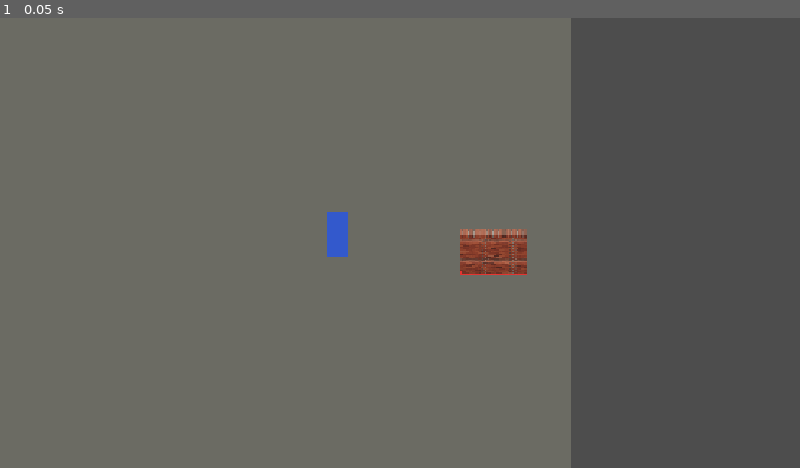
Above: before the commit, frame 1.
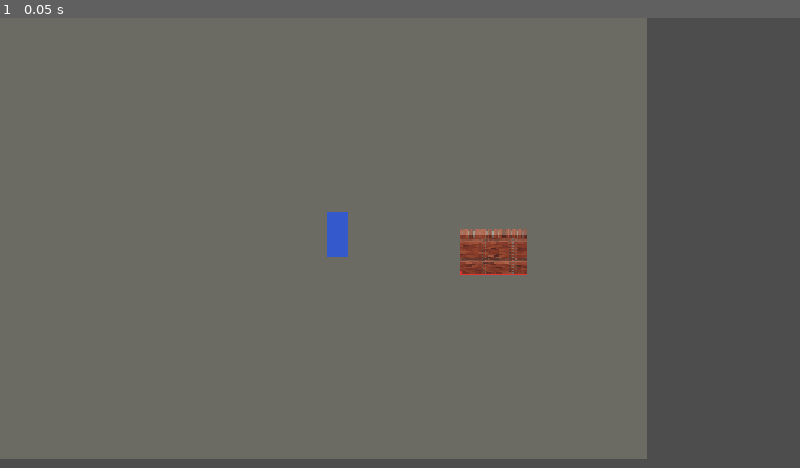
Above: after the commit, the same moment.

Repository: A-Piyas-04/CampusHorror
Game: Godot game, scene res://scenes/tests/WallAssetPreview.tscn
The game is run twice, just before and just after one commit, with the same random seed, the same clock (stepped at 60 frames per second) and the same inputs. This scene is started directly instead of the project's main scene.
Inputs:
- Up to frame 1 (0.05 s): no input

The runs differ from the first frame. In frame 1, 11% of the frame differs, in the area x 0-81%, y 0-100%.

Commit message:
Refactor red-brick wall asset pipeline to support seamless tiling. Update documentation in `Docs/ASSET_PIPELINE.md` to reflect changes in asset generation and validation processes. Enhance `Docs/CONVENTIONS.md` with guidelines for modular runs and update `Docs/STATUS.md` to indicate successful seam fixes. Modify Blender scripts for improved tiling checks and asset integration, ensuring consistent rendering across modules.

Diff:
--- a/assets/source/blender/architecture/red_brick_wall_3m.render.json
+++ b/assets/source/blender/architecture/red_brick_wall_3m.render.json
@@ -45,22 +45,22 @@
       "thickness_y": 0.3,
       "height_z": 2.4
     },
-    "bond": "running (half) bond, front and back skins",
-    "modeled_bricks": 735,
+    "bond": "running (half) bond, front and back skins; periodic over the module length (bricks crossing a module end are split between both ends, same colour and jitter)",
+    "modeled_brick_boxes": 735,
     "materials": [
       "BrickRed",
       "Mortar"
     ],
-    "bevel": "modifier, 4 mm, 2 segments, harden normals",
+    "bevel": "modifier, 4 mm, 2 segments, harden normals; no bevel on edges at the module ends (cuts)",
     "objects": [
       {
         "object": "RedBrickWall",
         "evaluated_bounds_m": {
           "x": 3.0,
-          "y": 0.3819,
-          "z": 2.3999
+          "y": 0.3818,
+          "z": 2.4
         },
-        "evaluated_faces": 39906
+        "evaluated_faces": 38626
       }
     ]
   },
@@ -141,7 +141,7 @@
       768,
       566
     ],
-    "render_seconds": 4.0
+    "render_seconds": 4.5
   },
   "projection": {
     "note": "texture px, top-left origin: x = W/2 + (p.right - cx)*ppm, y = H/2 - (p.up - cy)*ppm",
@@ -187,18 +187,33 @@
       ]
     ],
     "design_bounds_bbox_px": [
-      52.9655172413793,
+      36,
       53.17753956288837,
-      715.0344827586207,
+      732,
       512.8224548377793
     ]
   },
-  "total_seconds": 4.3,
+  "tiling": {
+    "axis": "x",
+    "period_m": 3.0,
+    "period_px": 662.0689655172414,
+    "footprint_end_columns_px": [
+      52.9655172413793,
+      715.0344827586207
+    ],
+    "bleed_px": 16,
+    "kept_columns_px": [
+      36,
+      732
+    ],
+    "note": "rendered between camera-visible neighbour copies at +-period; columns outside kept_columns are cleared by the pipeline (a manual re-render of the .blend is not cut)"
+  },
+  "total_seconds": 5.8,
   "blender_run": {
     "exit_code": 0,
-    "seconds": 5.4,
+    "seconds": 7.4,
     "problem_lines": [
-      "00:00.719  cycles           | WARNING HIPEW initialization failed: Error opening HIP dynamic library"
+      "00:01.000  cycles           | WARNING HIPEW initialization failed: Error opening HIP dynamic library"
     ]
   },
   "verification": {
@@ -206,42 +221,41 @@
       "bit_depth": 8,
       "png_color_type": 6,
       "interlace": 0,
-      "file_bytes": 527688,
+      "file_bytes": 556939,
       "size_px": [
         768,
         566
       ],
-      "opaque_pixels": 299077,
-      "partially_transparent_pixels": 5048,
-      "fully_transparent_pixels": 130563,
+      "opaque_pixels": 315371,
+      "partially_transparent_pixels": 3390,
+      "fully_transparent_pixels": 115927,
       "content_bbox_px": [
-        51,
+        36,
         52,
-        716,
+        731,
         510
       ],
       "margins_px": {
-        "left": 51,
-        "right": 51,
+        "left": 36,
+        "right": 36,
         "top": 52,
         "bottom": 55
       },
       "max_alpha_on_image_border": 0.0
     },
     "bbox_deviation_px": [
-      -1.97,
+      0,
       -1.18,
-      1.97,
+      0,
       -1.82
     ],
     "minimum_margin_required_px": 16,
-    "compare_to": {
-      "path": "assets/sprites/architecture/red_brick_wall_grid_test.png",
-      "same_size": true,
-      "mean_rgb_diff": 0.078,
-      "max_rgb_diff": 1,
-      "max_alpha_diff": 0,
-      "pixels_alpha_diff_over_2": 0
+    "tiling": {
+      "solid_rows": 450,
+      "fringe_px_at_ends": 0,
+      "end_match_mean_rgb_diff": 1.073,
+      "end_match_max_rgb_diff": 12,
+      "shift_px": 662
     },
     "passed": true
   },
@@ -314,7 +328,11 @@
     "preview_scene": "scenes/tests/asset_previews/RedBrickWall3mPreview.tscn"
   },
   "godot_import": {
-    "already_imported": true
+    "exit_code": 0,
+    "problem_lines": [
+      "WARNING: Detected another project.godot at res://addons/godot_mcp/cache/undo/entry_000003/files. The folder will be ignored.",
+      "WARNING: UID duplicate detected between res://scenes/tests/MCPCheck.tscn and res://addons/godot_mcp/cache/undo/entry_000002/files/scenes/tests/MCPCheck.tscn."
+    ]
   },
   "godot_check": {
     "scene": {
--- a/scenes/tests/WallAssetPreview.tscn
+++ b/scenes/tests/WallAssetPreview.tscn
@@ -8,7 +8,7 @@
 [node name="Ground" type="Polygon2D" parent="." unique_id=3685650]
 editor_description = "TEMPORARY neutral ground for the wall asset preview."
 z_index = -10
-position = Vector2(-554, -64)
+position = Vector2(-444, -209)
 color = Color(0.42, 0.42, 0.39, 1)
 polygon = PackedVector2Array(-800, -500, 800, -500, 800, 500, -800, 500)
 
--- /dev/null
+++ b/scenes/tests/asset_previews/WallSeamTest.tscn
@@ -0,0 +1,26 @@
+[gd_scene format=3]
+
+[ext_resource type="PackedScene" path="res://scenes/props/architecture/RedBrickWall3m.tscn" id="1_wall"]
+
+[node name="WallSeamTest" type="Node2D"]
+editor_description = "TEMPORARY Milestone G seam test: two RedBrickWall3m instances end to end. Origins are footprint centres (footprint 3.0 x 0.3 m = 96 x 6.17 game px), so origins 96 px apart share one footprint edge at x = 0. Not part of the game; safe to delete."
+y_sort_enabled = true
+
+[node name="Background" type="Polygon2D" parent="."]
+editor_description = "TEMPORARY neutral ground."
+z_index = -10
+color = Color(0.42, 0.42, 0.39, 1)
+polygon = PackedVector2Array(-800, -500, 800, -500, 800, 500, -800, 500)
+
+[node name="Walls" type="Node2D" parent="."]
+y_sort_enabled = true
+
+[node name="WallWest" parent="Walls" instance=ExtResource("1_wall")]
+position = Vector2(-48, 0)
+
+[node name="WallEast" parent="Walls" instance=ExtResource("1_wall")]
+position = Vector2(48, 0)
+
+[node name="Camera" type="Camera2D" parent="."]
+editor_description = "TEMPORARY camera at gameplay zoom 1 (same as Player/Camera), centred on the seam at x = 0."
+position = Vector2(0, -30)
Binary file changed: assets/sprites/architecture/red_brick_wall_3m.png
Not shown, changed: Docs/ASSET_PIPELINE.md
Not shown, changed: Docs/CONVENTIONS.md
Not shown, changed: Docs/STATUS.md
Not shown, changed: assets/source/blender/architecture/red_brick_wall_3m.blend
Not shown, changed: assets/source/blender/build_asset.py
Not shown, changed: assets/source/blender/generators/red_brick_wall.py
Not shown, changed: assets/source/blender/pipeline/assetconfig.py
Not shown, changed: assets/source/blender/pipeline/blender_entry.py
Not shown, changed: assets/source/blender/pipeline/conventions.py
Not shown, changed: assets/source/blender/pipeline/modeling.py
Not shown, changed: assets/source/blender/pipeline/pngcheck.py
